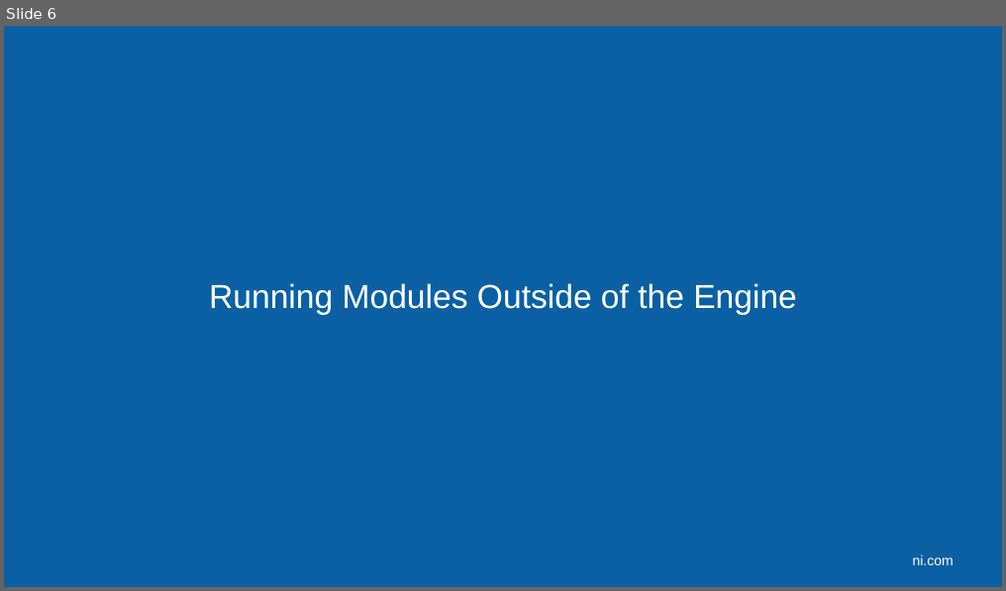
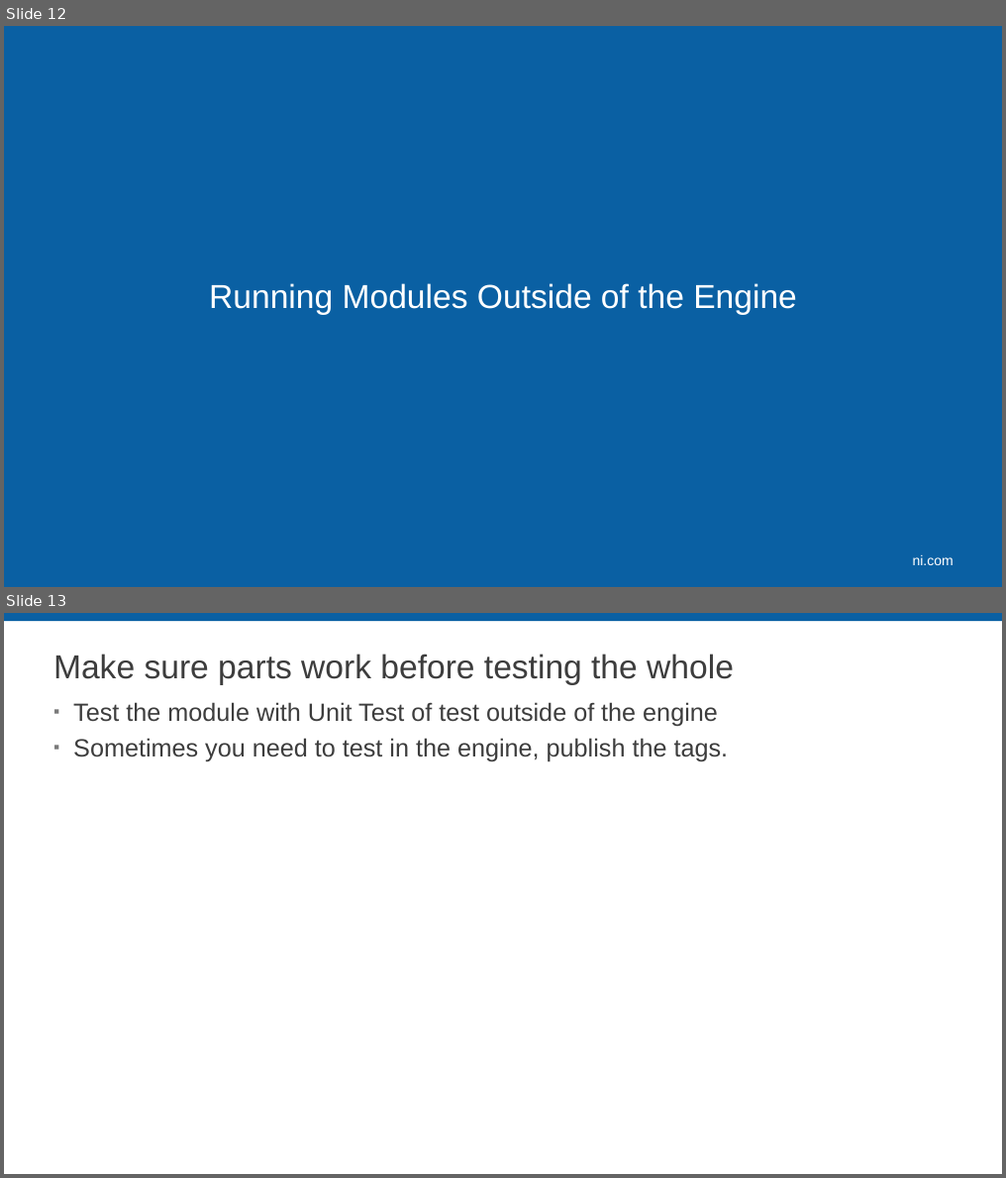
Before and after one commit to LabVIEW-DCAF/Documentation, a slide deck: Trunk/Getting Started Material/DCAF Training/8 Debugging DCAF.pptx. Shown one above the other, each under a label of ours: slide 6 before the commit, slides 12 and 13 after it. The pictures are 1006x591 and 1006x1178 pixels, drawn with LibreOffice and Linux fonts; fonts in the diff are those of the drawing; background and template pictures are left out. Boxes give left, top, right and bottom in pixels: in the first picture for what was removed or moved away, otherwise in the second. Text is boxed around its words. In the diff, an @@ line names an element or a change of style, - is before the commit and + after.

```diff
--- a/Trunk/Getting Started Material/DCAF Training/8 Debugging DCAF.pptx
+++ b/Trunk/Getting Started Material/DCAF Training/8 Debugging DCAF.pptx
@@ slide 13 added at bbox=[4, 613, 1002, 1174], background #FFFFFF @@
@@ rectangle added at bbox=[4, 613, 1002, 621], fill #0A60A3 @@
@@ title added at bbox=[54, 654, 734, 685], 32 pt, text #3D3D3D @@
+Make sure parts work before testing the whole
@@ text added at bbox=[73, 702, 729, 762], 24 pt, text #3D3D3D @@
+▪ Test the module with Unit Test of test outside of the engine
+▪ Sometimes you need to test in the engine, publish the tags.
@@ what was slide 6 is now slide 12 @@
```
Also in this commit, not shown: 3 slides changed, 9 other slides added, 1 slide removed.
